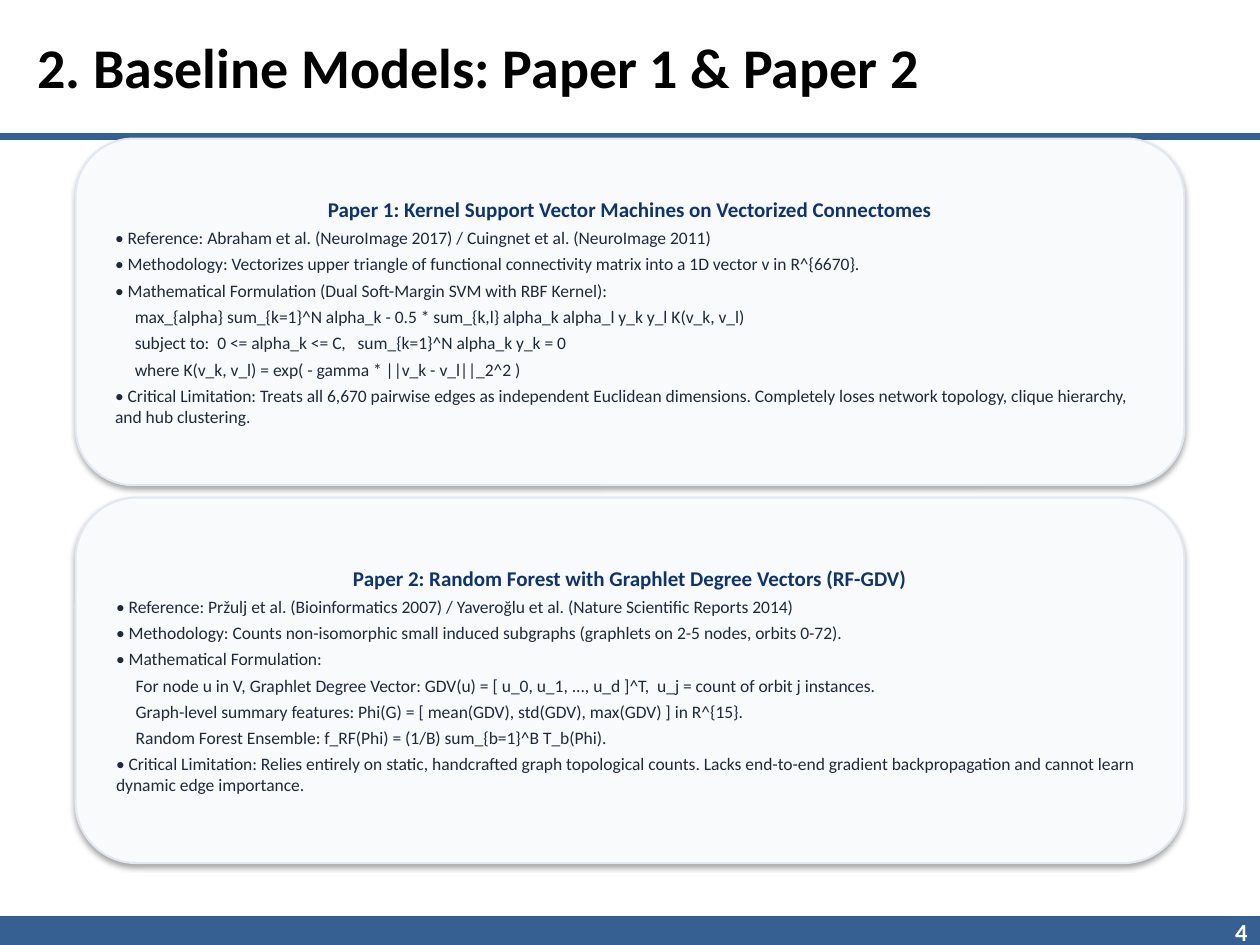
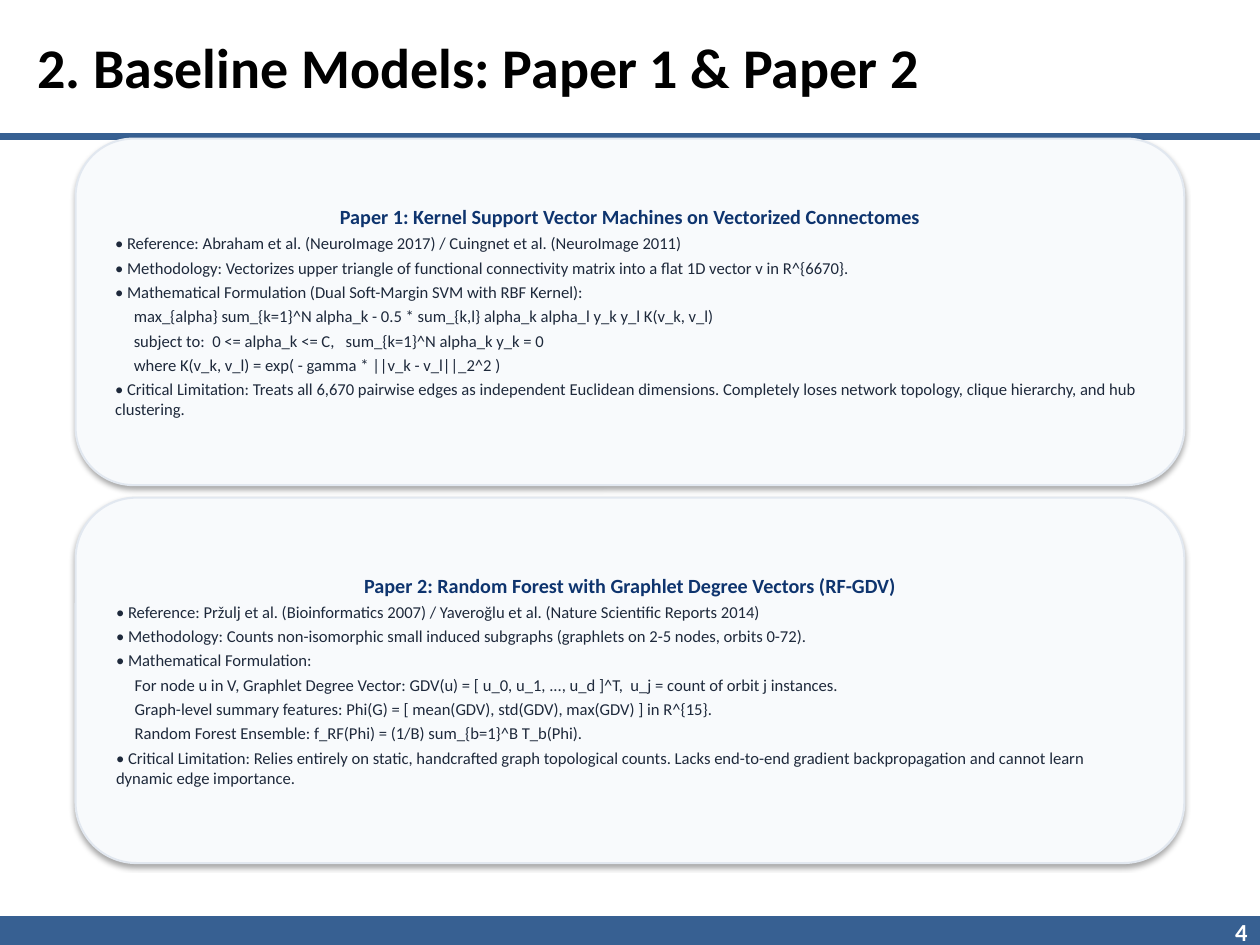
Before and after one commit to AnimeshBasak-14/Neuro-Neo4j, a slide deck: slide 4 of IITR_Neuro_Neo4j_Presentation.pptx. Drawn at 1260x945 pixels with LibreOffice and Linux fonts; fonts in the diff are those of the drawing; background and template pictures are left out. Boxes give left, top, right and bottom in pixels: in the first picture for what was removed or moved away, otherwise in the second. Text is boxed around its words. In the diff, an @@ line names an element or a change of style, - is before the commit and + after.

Commit message:
feat: complete LaTeX thesis blocks and PyG implementation for 9 core mathematical formulations
- models/gnn/neural_connectome_math.py:
  * Complete PyTorch Geometric implementations for Formulations 1 to 9
  * Includes multi-modal fMRI + DTI attentive cross-gating fusion operator
  * 100% verified test execution
- docs/neural_connectome_math.tex:
  * Comprehensive formal LaTeX equations and derivations for PhD thesis
- IITR_Neuro_Neo4j_Presentation.pptx:
  * Recompiled with prospective framing ('What We Will Do' as PhD research plan)
  * Hardware references removed; slides dedicated to Problem Statement, 4 Baseline Papers, Proposed Methodology, Mathematics, and DTI Multi-Modal Extension.

```diff
--- a/IITR_Neuro_Neo4j_Presentation.pptx
+++ b/IITR_Neuro_Neo4j_Presentation.pptx
@@ text in rounded rectangle at [115, 210, 1135, 418]: size 12 to 11.5 pt in "Paper 1: Kernel Support Vector Machines on ..."; size 10 to 9.5 pt in "• Reference: Abraham et al. (NeuroImage 2017) ...", "• Mathematical Formulation (Dual Soft-Margin SVM with ...", "max_{alpha} sum_{k=1}^N alpha_k - 0.5 * sum_{k,l} ...", "subject to: 0 <= alpha_k <= C, ..." and 2 more places @@
@@ text in rounded rectangle at [127, 262, 848, 277]: text changed; size 10 to 9.5 pt @@
-• Methodology: Vectorizes upper triangle of functional connectivity matrix into a 1D vector v in R^{6670}.
+• Methodology: Vectorizes upper triangle of functional connectivity matrix into a flat 1D vector v in R^{6670}.
@@ rounded rectangle "Paper 2: Random Forest with ..." at [76, 498, 1184, 863]: size 12 to 11.5 pt in "Paper 2: Random Forest with Graphlet Degree ..."; size 10 to 9.5 pt @@
```
Also in this commit, not shown: 9 other slides changed, 1 slide added, 1 slide removed, 3 other files.
